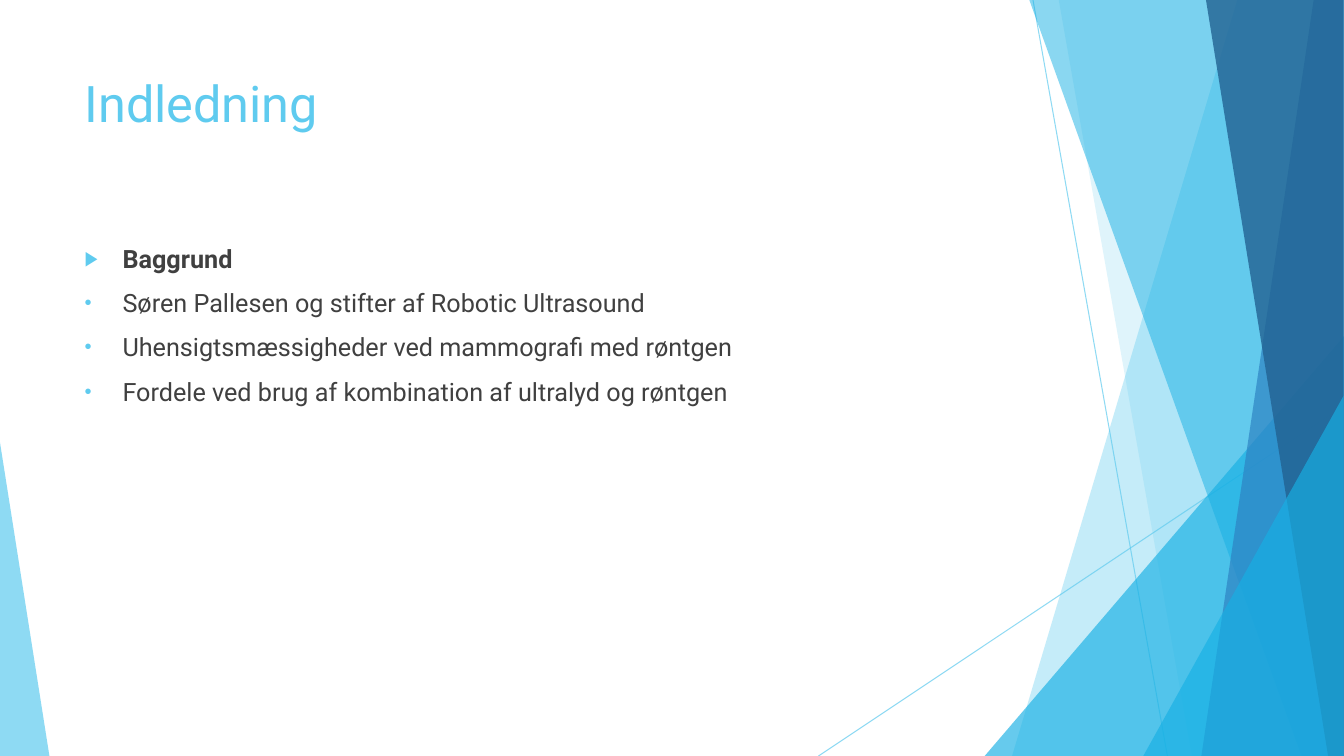
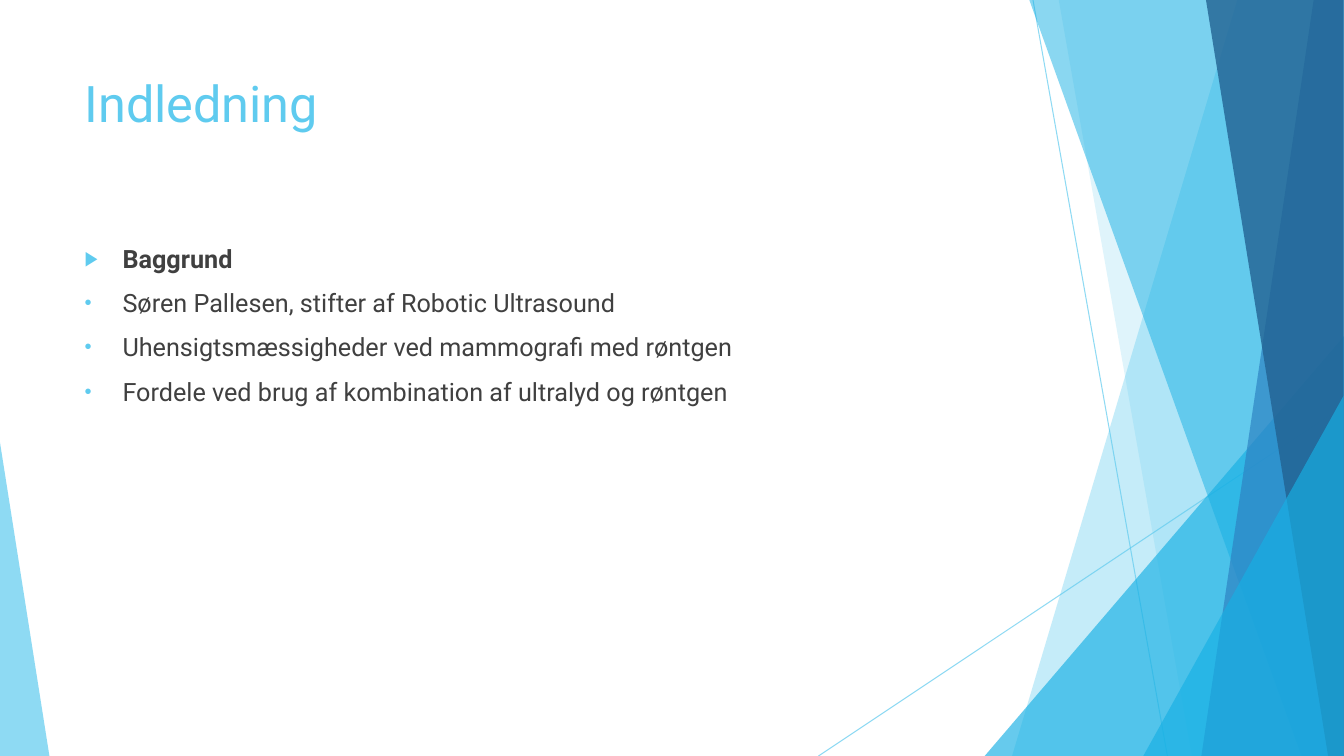
Before and after one commit to zeroregard/Automatic-Sonography, a slide deck: slide 3 of Præsentation_Eksamen.pptx. Drawn at 1344x756 pixels with LibreOffice and Linux fonts; fonts in the diff are those of the drawing. Boxes give left, top, right and bottom in pixels: in the first picture for what was removed or moved away, otherwise in the second. Text is boxed around its words. In the diff, an @@ line names an element or a change of style, - is before the commit and + after.

Commit message:
PDF og PPTX

```diff
--- a/Præsentation_Eksamen.pptx
+++ b/Præsentation_Eksamen.pptx
@@ text at (x1=123, y1=293, x2=615, y2=316): text changed @@
-• Søren Pallesen og stifter af Robotic Ultrasound
+• Søren Pallesen, stifter af Robotic Ultrasound
```
Also in this commit, not shown: 1 other file.
